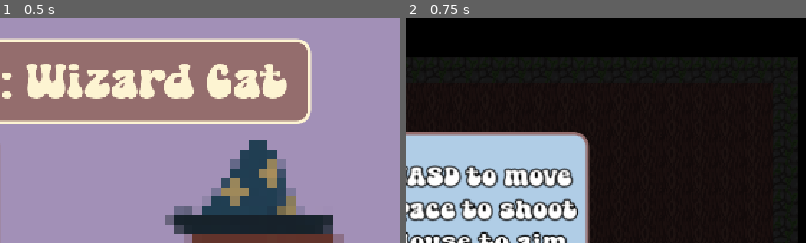
Above: before the commit, frames 1-2 (left to right).
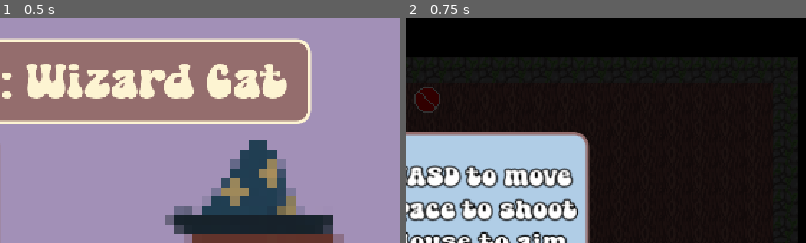
Above: after the commit, the same moments.

Repository: teganmy/wizard-cat-cat-wizard
Game: Godot game, scene res://main.tscn
Two runs of this game, one before a commit and one after it. Both use one fixed random seed, a clock stepped at 60 frames per second and the inputs below.
Inputs:
- Up to frame 1 (0.5 s): no input
- Up to frame 2 (0.75 s): click "New Game" at 0.5 s
The pictures show only the part of the screen within x 41-91%, y 0-50%; the shares and areas given below are measured in that part.

Frame 1 is identical in both runs. In frame 2, 0.4% of the frame differs, in the area x 2-9%, y 30-43%.

Commit message:
Added basic level select support to home base and portal

Diff:
--- a/wizard-cat-game/UI/hud.tscn
+++ b/wizard-cat-game/UI/hud.tscn
@@ -176,6 +176,10 @@
 layout_mode = 2
 text = "Resume"
 
+[node name="HomeButton" type="Button" parent="PauseMenu/PanelContainer/VBoxContainer" unique_id=1990733030]
+layout_mode = 2
+text = "Home Base"
+
 [node name="QuitButton" type="Button" parent="PauseMenu/PanelContainer/VBoxContainer" unique_id=1926004036]
 layout_mode = 2
 text = "Quit"
@@ -213,11 +217,12 @@
 [node name="ButtonTween" type="Node" parent="." unique_id=1362867367 node_paths=PackedStringArray("buttons")]
 process_mode = 3
 script = ExtResource("6_quk1y")
-buttons = [NodePath("../PauseMenu/PanelContainer/VBoxContain …(184 unchanged characters)… lContainer/VBoxContainer/ConfirmButton")]
+buttons = [NodePath("../PauseMenu/PanelContainer/VBoxContain …(184 unchanged characters)… lContainer/VBoxContainer/ConfirmButton"), NodePath("../PauseMenu/PanelContainer/VBoxContainer/HomeButton")]
 metadata/_custom_type_script = "uid://dq2js0a13n6oc"
 
 [connection signal="popup_hide" from="TutorialPopup" to="." method="_on_tutorial_popup_popup_hide"]
 [connection signal="pressed" from="PauseMenu/PanelContainer/VBoxContainer/ResumeButton" to="PauseMenu" method="_on_resume_button_pressed"]
+[connection signal="pressed" from="PauseMenu/PanelContainer/VBoxContainer/HomeButton" to="PauseMenu" method="_on_home_button_pressed"]
 [connection signal="pressed" from="PauseMenu/PanelContainer/VBoxContainer/QuitButton" to="PauseMenu" method="_on_quit_button_pressed"]
 [connection signal="pressed" from="ConfirmMenu/PanelContainer/VBoxContainer/CancelButton" to="ConfirmMenu" method="_on_cancel_button_pressed"]
 [connection signal="pressed" from="ConfirmMenu/PanelContainer/VBoxContainer/ConfirmButton" to="ConfirmMenu" method="_on_confirm_button_pressed"]
--- a/wizard-cat-game/UI/level_select_menu.gd
+++ b/wizard-cat-game/UI/level_select_menu.gd
@@ -3,8 +3,10 @@
 @export var button_container: Container
 @export var button_tween: ButtonTween
 var levels: Array[String] = []
+signal level_selected(num: int)
 
 func _ready() -> void:
+	hide()
 	for file_name in ResourceLoader.list_directory("res://levels"):
 		if file_name.begins_with("level_") and file_name.ends_with(".tscn"):
 			levels.append(file_name)
@@ -15,5 +17,20 @@
 			var button = Button.new()
 			button.text = num
 			button_container.add_child(button)
-			button.pressed.connect(SceneLoader.change_to_level.call_deferred.bind(num.to_int()))
 			button_tween.add_button(button)
+			button.pressed.connect(level_selected.emit.bind(num.to_int()))
+			button.pressed.connect(close)
+
+func open() -> void:
+	LevelState.set_deferred("pausable", false)
+	get_tree().set_deferred("paused", true)
+	show()
+
+func close() -> void:
+	get_tree().create_timer(0.1).timeout.connect(LevelState.set_deferred.bind("pausable", true))
+	get_tree().set_deferred("paused", false)
+	hide()
+
+func _input(_event: InputEvent) -> void:
+	if Input.is_action_just_pressed("pause"):
+		close()
--- a/wizard-cat-game/UI/level_select_menu.tscn
+++ b/wizard-cat-game/UI/level_select_menu.tscn
@@ -7,6 +7,7 @@
 [sub_resource type="StyleBoxEmpty" id="StyleBoxEmpty_gjday"]
 
 [node name="LevelSelectMenu" type="Control" unique_id=975190331 node_paths=PackedStringArray("button_container", "button_tween")]
+process_mode = 3
 layout_mode = 3
 anchors_preset = 15
 anchor_right = 1.0
@@ -21,6 +22,15 @@
 [node name="ButtonTween" type="Node" parent="." unique_id=143310987]
 script = ExtResource("3_cc3qr")
 metadata/_custom_type_script = "uid://dq2js0a13n6oc"
+
+[node name="PauseRect" type="ColorRect" parent="." unique_id=1424477552]
+layout_mode = 1
+anchors_preset = 15
+anchor_right = 1.0
+anchor_bottom = 1.0
+grow_horizontal = 2
+grow_vertical = 2
+color = Color(0, 0, 0, 0.80784315)
 
 [node name="CenterContainer" type="CenterContainer" parent="." unique_id=2134715913]
 layout_mode = 1
--- a/wizard-cat-game/UI/pause_menu.gd
+++ b/wizard-cat-game/UI/pause_menu.gd
@@ -8,7 +8,7 @@
 		toggle_pause.call_deferred()
 
 func toggle_pause() -> void:
-	if LevelState.can_pause():
+	if LevelState.pausable:
 		paused = not paused
 		get_tree().paused = paused
 		visible = paused
@@ -23,3 +23,7 @@
 func _on_quit_button_pressed() -> void:
 	toggle_pause.call_deferred()
 	SceneLoader.change_to_menu()
+
+func _on_home_button_pressed() -> void:
+	toggle_pause.call_deferred()
+	SceneLoader.change_to_home()
--- a/wizard-cat-game/levels/home_base.tscn
+++ b/wizard-cat-game/levels/home_base.tscn
@@ -5,6 +5,8 @@
 [ext_resource type="PackedScene" uid="uid://bbhvbmlbu1ne7" path="res://UI/hud.tscn" id="2_sancg"]
 [ext_resource type="TileSet" uid="uid://yeucsf3jvqss" path="res://assets/landscape_tileset.tres" id="3_8uweq"]
 [ext_resource type="PackedScene" uid="uid://hpag36semn3u" path="res://props/portal.tscn" id="5_boaak"]
+[ext_resource type="PackedScene" uid="uid://b7abfpxug6kt" path="res://UI/level_select_menu.tscn" id="5_cas1r"]
+[ext_resource type="PackedScene" uid="uid://u300mn1dprv" path="res://props/level_selector.tscn" id="7_m63w8"]
 
 [node name="HomeBase" type="Node2D" unique_id=1618752609]
 script = ExtResource("1_xolgs")
@@ -23,6 +25,15 @@
 [node name="HUD" parent="CanvasLayer" unique_id=1381849764 instance=ExtResource("2_sancg")]
 metadata/_edit_lock_ = true
 
+[node name="LevelSelectMenu" parent="CanvasLayer/HUD" unique_id=975190331 instance=ExtResource("5_cas1r")]
+visible = false
+layout_mode = 1
+
 [node name="Portal" parent="." unique_id=1944338752 instance=ExtResource("5_boaak")]
 position = Vector2(608, 224)
 destination = 1
+
+[node name="LevelSelector" parent="." unique_id=315151584 node_paths=PackedStringArray("level_select", "portal") instance=ExtResource("7_m63w8")]
+position = Vector2(546, 212)
+level_select = NodePath("../CanvasLayer/HUD/LevelSelectMenu")
+portal = NodePath("../Portal")
--- /dev/null
+++ b/wizard-cat-game/levels/level_2.tscn
@@ -0,0 +1,15 @@
+[gd_scene format=3 uid="uid://dimgunrtmkuqt"]
+
+[ext_resource type="Script" uid="uid://bsobkaqnjrnuk" path="res://levels/level.gd" id="1_mi4ay"]
+[ext_resource type="PackedScene" uid="uid://6t34451gxrtm" path="res://player/player.tscn" id="2_pqqg8"]
+[ext_resource type="PackedScene" uid="uid://bbhvbmlbu1ne7" path="res://UI/hud.tscn" id="3_0srwa"]
+
+[node name="Level2" type="Node2D" unique_id=93842371]
+script = ExtResource("1_mi4ay")
+player_scene = ExtResource("2_pqqg8")
+
+[node name="SpawnPoint" type="Marker2D" parent="." unique_id=983090693]
+
+[node name="CanvasLayer" type="CanvasLayer" parent="." unique_id=1406832674]
+
+[node name="HUD" parent="CanvasLayer" unique_id=1381849764 instance=ExtResource("3_0srwa")]
--- a/wizard-cat-game/levels/level_state.gd
+++ b/wizard-cat-game/levels/level_state.gd
@@ -5,6 +5,7 @@
 signal exit_tried
 
 enum STATE {ACTIVE, INACTIVE}
+var pausable: bool = false
 var state: STATE = STATE.INACTIVE
 
 func exit() -> void:
@@ -19,9 +20,11 @@
 
 func _change_state(new_state: STATE) -> void:
 	state = new_state
-
-func can_pause() -> bool:
-	return state == STATE.ACTIVE
+	match new_state:
+		STATE.ACTIVE:
+			pausable = true
+		STATE.INACTIVE:
+			pausable = false
 
 func try_exit() -> void:
 	exit_tried.emit()
--- /dev/null
+++ b/wizard-cat-game/props/level_selector.gd
@@ -0,0 +1,11 @@
+extends StaticBody2D
+
+@export var level_select: Control
+@export var portal: StaticBody2D
+
+
+func _ready() -> void:
+	level_select.level_selected.connect(func(level: int): portal.level = level; portal.lock.unlock())
+
+func _on_interaction_area_interact() -> void:
+	level_select.open()
--- /dev/null
+++ b/wizard-cat-game/props/level_selector.tscn
@@ -0,0 +1,34 @@
+[gd_scene format=3 uid="uid://u300mn1dprv"]
+
+[ext_resource type="Script" uid="uid://mq0i1f1fg1n7" path="res://props/level_selector.gd" id="1_4yprg"]
+[ext_resource type="Texture2D" uid="uid://1x47pqeyrbca" path="res://assets/bullet_default.png" id="1_ut6rh"]
+[ext_resource type="Script" uid="uid://dxddfl5g0sgtd" path="res://components/interaction_area.gd" id="2_dlcje"]
+
+[sub_resource type="RectangleShape2D" id="RectangleShape2D_gpvk7"]
+size = Vector2(32, 32)
+
+[sub_resource type="RectangleShape2D" id="RectangleShape2D_2w8te"]
+size = Vector2(44, 66)
+
+[node name="LevelSelector" type="StaticBody2D" unique_id=315151584]
+script = ExtResource("1_4yprg")
+
+[node name="Sprite2D" type="Sprite2D" parent="." unique_id=932774360]
+texture_filter = 1
+scale = Vector2(2, 2)
+texture = ExtResource("1_ut6rh")
+
+[node name="CollisionShape2D" type="CollisionShape2D" parent="." unique_id=948248874]
+shape = SubResource("RectangleShape2D_gpvk7")
+
+[node name="InteractionArea" type="Area2D" parent="." unique_id=920884551]
+collision_layer = 0
+collision_mask = 2
+script = ExtResource("2_dlcje")
+metadata/_custom_type_script = "uid://dxddfl5g0sgtd"
+
+[node name="CollisionShape2D" type="CollisionShape2D" parent="InteractionArea" unique_id=795444729]
+position = Vector2(0, 13)
+shape = SubResource("RectangleShape2D_2w8te")
+
+[connection signal="interact" from="InteractionArea" to="." method="_on_interaction_area_interact"]
--- a/wizard-cat-game/props/portal.tscn
+++ b/wizard-cat-game/props/portal.tscn
@@ -54,7 +54,6 @@
 
 [node name="Lock" type="Node" parent="." unique_id=1988044753]
 script = ExtResource("1_30qti")
-state = 1
 metadata/_custom_type_script = "uid://cahbckpdbwxoq"
 
 [node name="InteractionArea" type="Area2D" parent="." unique_id=1617808236]
Not shown, added: wizard-cat-game/props/level_selector.gd.uid
